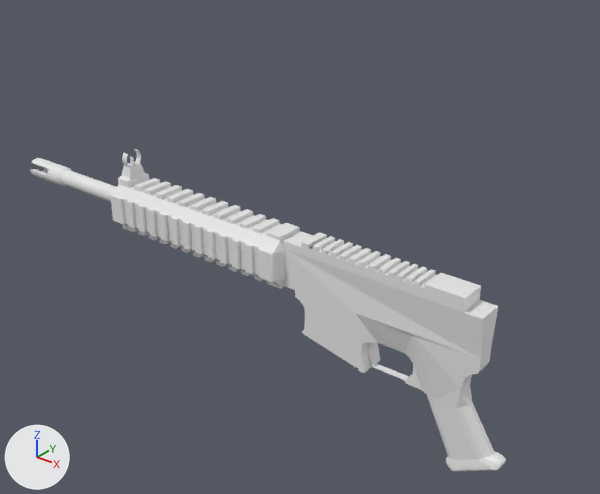
An edit to the Blender file M416.blend, drawn before and after from the same camera.
One viewpoint serves both versions: a 50 mm camera at (26.6, -32.6, 25.1) aimed at (1.1, -0.7, 5.3). Arrows for +X, +Y and +Z are at lower left; the lights stay in place.
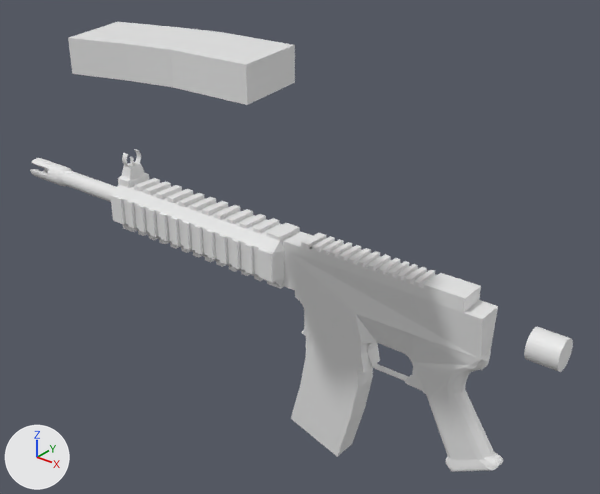
The change, as a list of edits to the scene's bpy script:
```text
Change me_cube:
    used by ob_cube_001; location = (6.15, 0.03, 3.75); scale = (6.23, 0.801, -1.18)
    remove me_cube.from_pydata(...)  # 362 vertices, 294 faces, 4 loose edges; spans x -1.0..1.23, y -1.0..1.04, z -1.66..7.36
    add me_cube.from_pydata(...)  # 422 vertices, 349 faces, 2 loose edges; spans x -1.0..1.21, y -1.0..1.04, z -1.66..9.59
    me_cube part 1: a new loose piece of 16 vertices spanning x -0.93..-0.16, y -0.96..0.96, z 1.12..9.59
    me_cube part 2
    4 vertices are removed from x 0.82, y -0.66..0.66, z 2.82..3.15
    24 faces are deleted
    2 loose edges are deleted
    29 vertices in x 1.1..1.23, y -0.68..0.64, z 5.78..6.21 move by (-0.02, 0.0, 0.05)
    7 vertices in x 1.13..1.23, y -0.7..0.66, z 5.89..6.2 move by (-0.02, 0.0, 0.04)
    3 vertices in x 1.2, y -0.2..0.51, z 5.81..5.99 move by (-0.03, 0.0, 0.05)
    21 vertices move from x 0.78..1.2, y -0.66..0.66, z 1.55..7.35 to x 0.71..1.17, y -0.59..0.56, z 1.52..7.38
    43 vertices are added at x -0.75..0.99, y -0.96..0.96, z 1.11..3.83
    5 new vertices lie (0.05, -0.08, -0.02) away from vertices in x 0.83..0.96, y 0.66, z 1.55..2.48
    65 new faces join them
Add me_cylinder_001:
    me_cylinder_001.from_pydata(...)  # a 32-sided cylinder along z spanning x -1.0..1.0, y -1.0..1.0, z -1.0..1.0
Add me_cube_001:
    me_cube_001.from_pydata([(0.98, -12.69, 3.72), (0.98, -12.69, 2.44), (0.87, -8.12, 3.73), (0.87, -8.12, 2.43), (0.34, -12.69, 2.44), (0.34, -12.69, 3.72), (0.23, -8.12, 3.73), (0.23, -8.12, 2.43), (-0.02, -13.2, 3.72), (-0.13, -8.63, 3.73), (-0.02, -13.2, 2.44), (-0.13, -8.63, 2.43), (-0.46, -14.12, 3.72), (-0.63, -9.66, 3.73), (-0.46, -14.12, 2.44), (-0.63, -9.66, 2.43)], [], [(0, 1, 4, 5), (5, 4, 10, 8), (1, 0, 2, 3), (2, 0, 5, 6), (3, 2, 6, 7), (1, 3, 7, 4), (8, 10, 14, 12), (4, 7, 11, 10), (7, 6, 9, 11), (6, 5, 8, 9), (14, 15, 13, 12), (10, 11, 15, 14), (11, 9, 13, 15), (9, 8, 12, 13)])
Change ob_cube_001:
    ob_cube_001.location: (6.15, 0.03, 3.75) -> (6.15, 0.0, 3.75)
Add ob_cylinder_001:
    ob_cylinder_001 = bpy.data.objects.new('Cylinder.001', me_cylinder_001)
    ob_cylinder_001.location = (15.18, 0.0, 4.11)
    ob_cylinder_001.rotation_euler = (0.0, 1.571, 0.0)  # degrees (0, 90, 0)
    ob_cylinder_001.scale = (0.81, 0.81, 0.81)
Add ob_cube_002:
    ob_cube_002 = bpy.data.objects.new('Cube.002', me_cube_001)
    ob_cube_002.location = (0.0, 0.0, 20.72)
    ob_cube_002.scale = (6.23, 0.801, -1.18)
```

Location of each change, (x1, y1, x2, y2) in pixels of the pictures (600 x 494 px):
'Cube.001', reshaped, moved: before (283, 231, 506, 471); after (283, 232, 503, 472)
'Cube.002', added: after (68, 22, 295, 105)
'Cylinder.001', added: after (524, 327, 573, 372)
part 1 of me_cube, added: after (291, 336, 373, 457)
part 2 of me_cube, built on: before (405, 307, 506, 471); after (405, 307, 503, 472)
